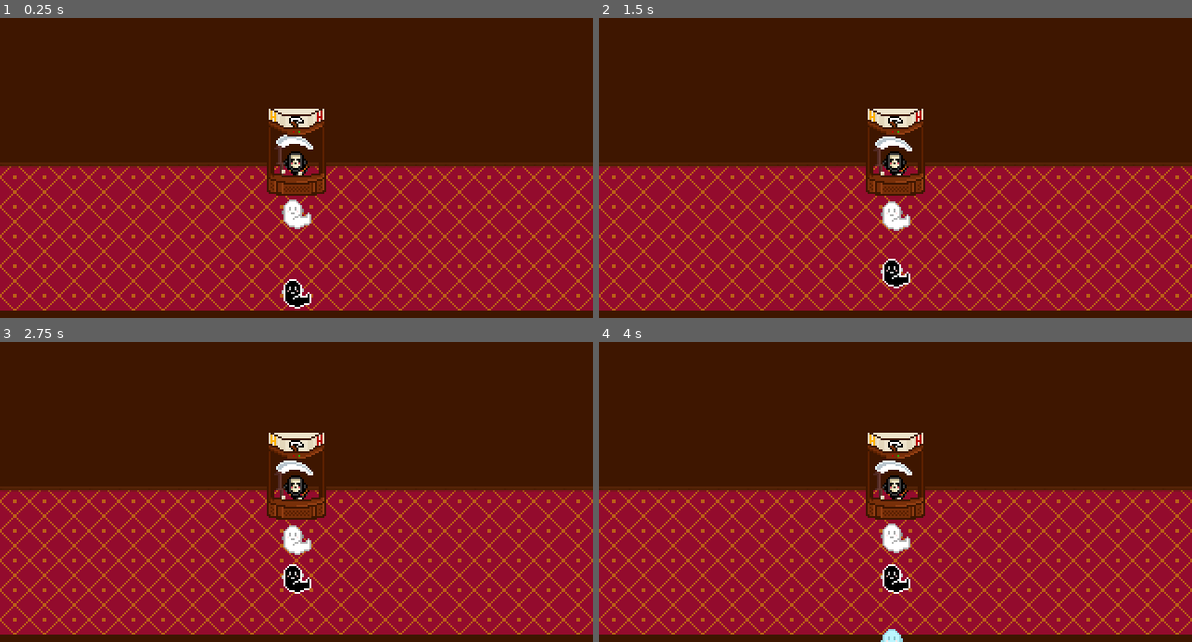
Above: before the commit, frames 1-4 (two rows, left to right).
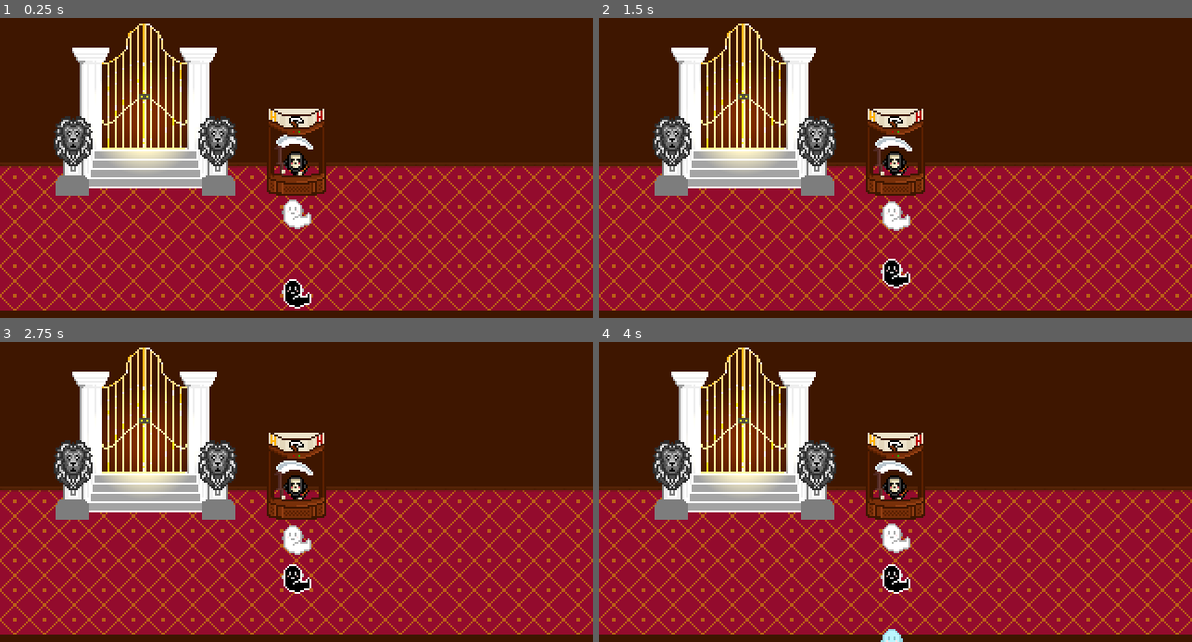
Above: after the commit, the same moments.

Repository: bean-jam/bean-jam-game-03
Game: Godot game, scene res://scenes/game.tscn
The game is run twice, just before and just after one commit, with the same random seed, the same clock (stepped at 60 frames per second) and the same inputs.
Inputs:
- Up to frame 1 (0.25 s): no input
- Up to frame 2 (1.5 s): no input
- Up to frame 3 (2.75 s): no input
- Up to frame 4 (4 s): no input

The runs differ from the first frame. In frame 1, 11% of the frame differs, in the area x 9-40%, y 1-60%; in frame 2, 11%; in frame 3, 11%; in frame 4, 11%.

Commit message:
Add heavens gate and a glow

Diff:
--- a/scenes/game.tscn
+++ b/scenes/game.tscn
@@ -6,6 +6,7 @@
 [ext_resource type="PackedScene" uid="uid://dm4hc3k5u5rph" path="res://scenes/black_ghost.tscn" id="4_iywne"]
 [ext_resource type="PackedScene" uid="uid://c27fctxw2d8sn" path="res://scenes/blue_ghost.tscn" id="5_p57ef"]
 [ext_resource type="PackedScene" uid="uid://ngi2xuktgc7n" path="res://scenes/booth.tscn" id="6_p57ef"]
+[ext_resource type="PackedScene" uid="uid://qncgeibev141" path="res://scenes/heaven_gate.tscn" id="7_u5sy4"]
 
 [node name="Game" type="Node2D"]
 
@@ -38,3 +39,6 @@
 
 [node name="BlueGhost2" parent="." instance=ExtResource("5_p57ef")]
 position = Vector2(160, 220)
+
+[node name="HeavenGate" parent="." instance=ExtResource("7_u5sy4")]
+position = Vector2(78, 61)
--- /dev/null
+++ b/scenes/heaven_gate.tscn
@@ -0,0 +1,30 @@
+[gd_scene load_steps=5 format=3 uid="uid://qncgeibev141"]
+
+[ext_resource type="Texture2D" uid="uid://cqoc6whnrmc5k" path="res://assets/objects/HELLNAH_HEAVENGATE.png" id="1_13xu8"]
+
+[sub_resource type="RectangleShape2D" id="RectangleShape2D_4u5nq"]
+size = Vector2(96, 101)
+
+[sub_resource type="Gradient" id="Gradient_13xu8"]
+colors = PackedColorArray(1.353256, 1.2014508, 0.5523522, 1, 0, 0, 0, 1)
+
+[sub_resource type="GradientTexture2D" id="GradientTexture2D_4u5nq"]
+gradient = SubResource("Gradient_13xu8")
+fill = 1
+fill_from = Vector2(0.5, 0.5)
+fill_to = Vector2(0.87967914, 0.18315507)
+
+[node name="HeavenGate" type="StaticBody2D"]
+
+[node name="Sprite2D" type="Sprite2D" parent="."]
+texture = ExtResource("1_13xu8")
+offset = Vector2(2, 5)
+
+[node name="CollisionShape2D" type="CollisionShape2D" parent="."]
+visible = false
+position = Vector2(1, 2.5)
+shape = SubResource("RectangleShape2D_4u5nq")
+
+[node name="PointLight2D" type="PointLight2D" parent="."]
+position = Vector2(0, 11)
+texture = SubResource("GradientTexture2D_4u5nq")
Binary file added: assets/objects/HELLNAH_HEAVENGATE.png
Not shown, added: assets/objects/HELLNAH_HEAVENGATE.png.import
Not shown: 1 places in scenes/game.tscn that only renumber resources
